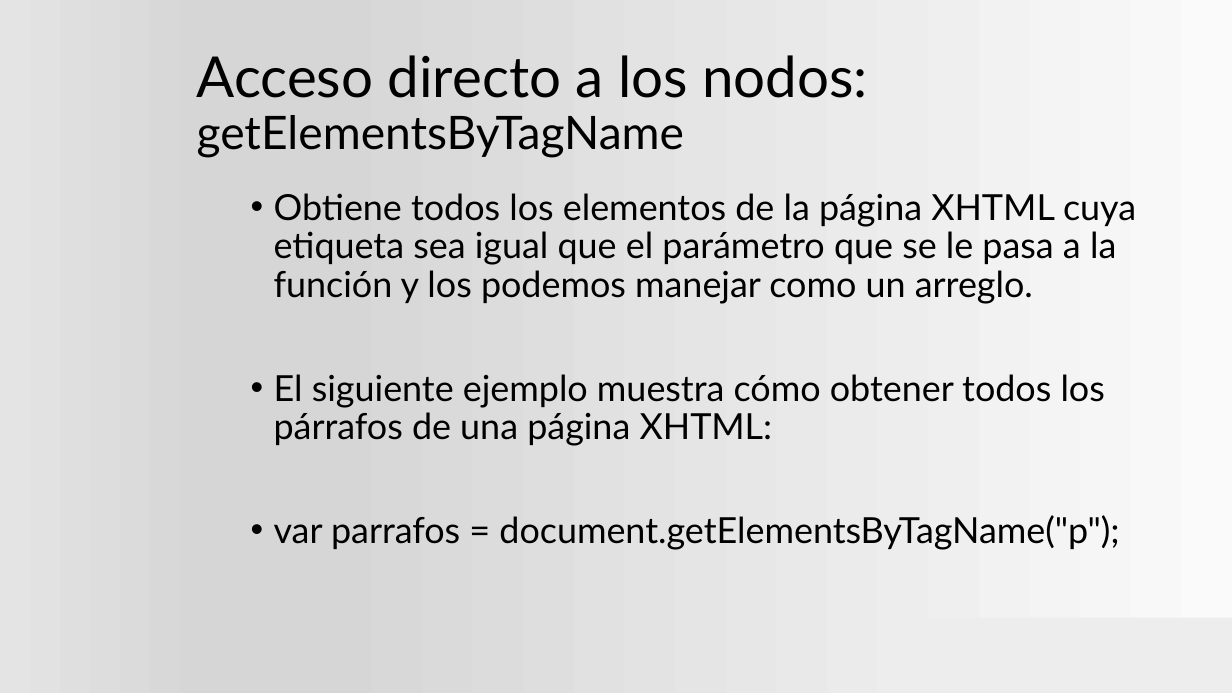
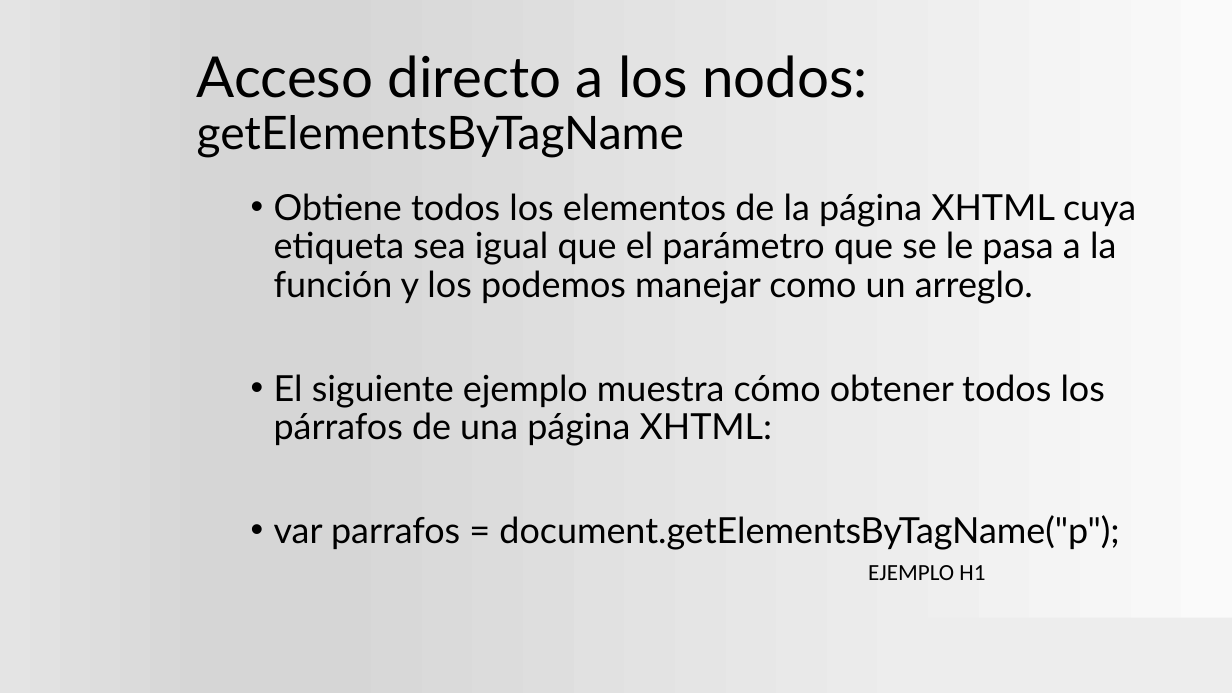
Before and after one commit to viicki/DAW, a slide deck: slide 77 of 2parcial/Plantilla.pptx. Drawn at 1232x693 pixels with LibreOffice and Linux fonts; fonts in the diff are those of the drawing; background and template pictures are left out. Boxes give left, top, right and bottom in pixels: in the first picture for what was removed or moved away, otherwise in the second. Text is boxed around its words. In the diff, an @@ line names an element or a change of style, - is before the commit and + after.

```diff
--- a/2parcial/Plantilla.pptx
+++ b/2parcial/Plantilla.pptx
@@ text added at (x1=868, y1=565, x2=985, y2=580), 18 pt, text #000000 @@
+EJEMPLO H1
```
Also in this commit, not shown: 1 other slide changed, 14 other files.
